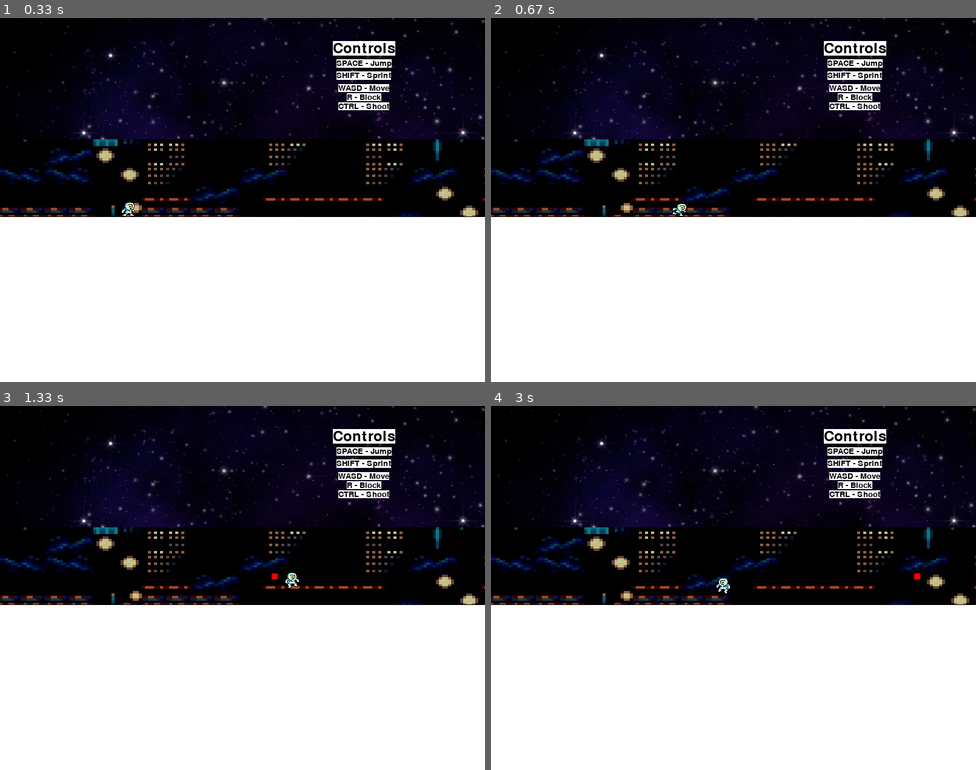
Above: before the commit, frames 1-4 (two rows, left to right).
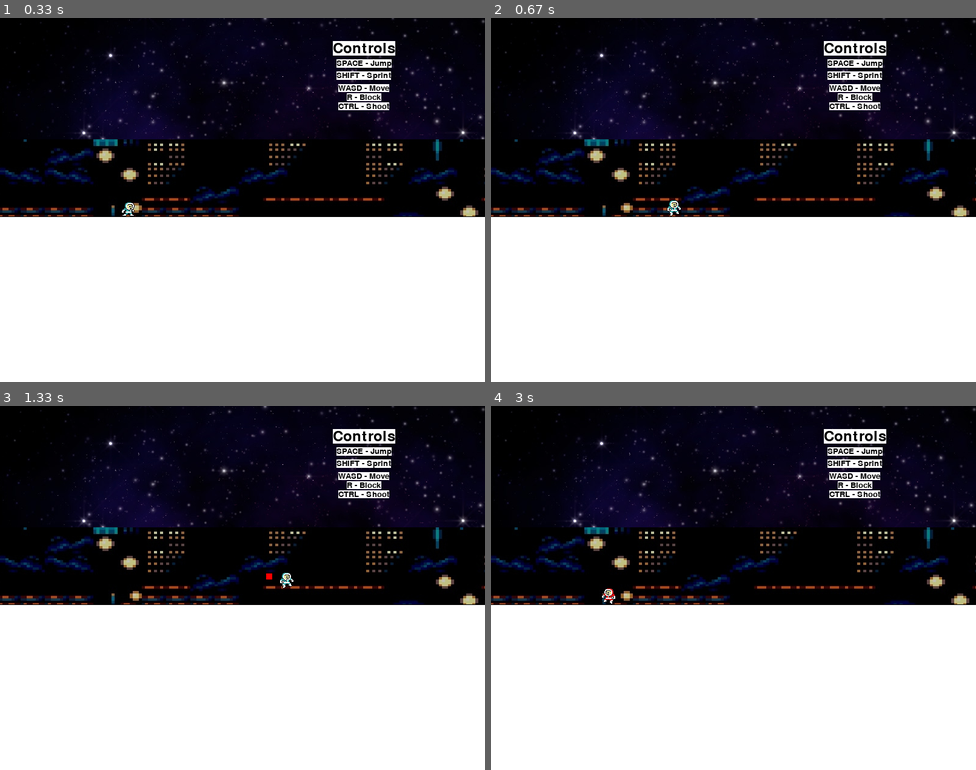
Above: after the commit, the same moments.

Repository: hortonew/2dfighter
Game: pygame game, started from main.py
Same seed, same stepped clock (60 frames per second), same inputs: the game is played once before the commit and once after it. The source is Python 2; it was converted automatically to run under Python 3.
Inputs (mouse positions are in pixels of both pictures, inside the frame that each line leads up to):
- Up to frame 1 (0.33 s): no input
- Up to frame 2 (0.67 s): hold 1 from 0.33 s (still down); hold D from 0.33 s (still down); move the mouse to (714, 214) at 0.37 s
- Up to frame 3 (1.33 s): release 1 at 0.8 s; release D at 0.8 s; hold D 0.83-1.3 s; move the mouse to (397, 577) at 0.87 s; tap Space at 0.9, 1.2 s; tap Ctrl at 0.98 s
- Up to frame 4 (3 s): hold D 1.33-1.8 s; move the mouse to (617, 591) at 1.37 s; tap Space at 1.4, 1.7, 1.9, 2.2, 2.47, 2.8 s; tap 2 at 1.48, 2.88 s; hold A 1.83-2.37 s; move the mouse to (583, 533) at 1.87 s; hold S 2.4-2.7 s; move the mouse to (583, 675) at 2.43 s; tap Ctrl at 2.55 s; hold A from 2.73 s (still down); move the mouse to (912, 715) at 2.77 s

Frame 1 is identical in both runs. In frame 2, 0.1% of the frame differs, in the area x 36-41%, y 50-55%; in frame 3, 0.1%; in frame 4, 0.2%, in the area x 22-89%, y 46-55%.

Commit message:
Added player switch code numpad 1 and 2

Diff:
--- a/main.py
+++ b/main.py
@@ -33,6 +33,11 @@
 				#character 1
 				[(0, 0, 22, 27), (24, 0, 24, 27), (50, 0, 24, 27), (78, 0, 21, 27), (104, 0, 19, 27)],
 				'sprites/characters/iceman_sprite.png'
+			],
+			[
+				#character 2
+				[(0, 0, 22, 27), (24, 0, 24, 27), (50, 0, 24, 27), (78, 0, 21, 27), (104, 0, 19, 27)],
+				'sprites/characters/iceman_sprite_red.png'
 			]
 		]
 		coords = characters[i-1][0] # list of coords
@@ -68,6 +73,11 @@
 		#reset animation loop
 		if self.p1.currentAnim > 1:
 			self.p1.currentAnim = 0
+
+		if key == K_KP1:
+			self.p1 = self.select_character(1)
+		elif key == K_KP2:
+			self.p1 = self.select_character(2)
 
 		if not self.p1.isDucking:
 			if not self.p1.isBlocking:
Binary file added: images/sprites/characters/iceman_sprite_red.png
